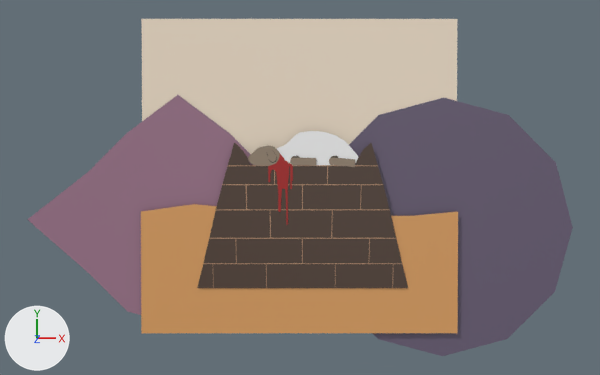
Renders of the Blender file achievements.blend from each side of a commit.
Before and after are seen from a camera (50 mm lens) standing at (0.0, 0.6, 36.8) and looking at (0.0, -0.5, 0.2). Lighting does not change. The marker at lower left points along +X, +Y and +Z.
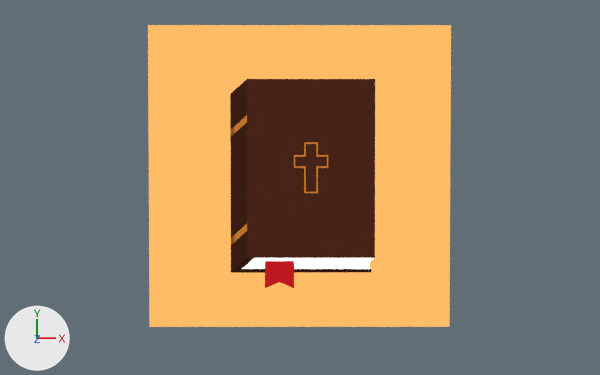
Edits to the bpy script that builds the scene:
```text
Add mat_start_bg:
    mat_start_bg = emission_material('start_bg')
    mat_start_bg.base_color = (1.0, 0.502, 0.132)  # orange #ffbc66
Add mat_start_gold:
    mat_start_gold = bpy.data.materials.new('start_gold')
    mat_start_gold.use_nodes = True; mat_start_gold.node_tree.nodes.clear()
    _N = mat_start_gold.node_tree.nodes; _L = mat_start_gold.node_tree.links
    n0 = _N.new('ShaderNodeOutputMaterial'); n0.name = 'Material Output'
    n1 = _N.new('ShaderNodeBsdfToon'); n1.name = 'Toon BSDF'
    n1.inputs[0].default_value = (0.799, 0.262, 0.0409, 1.0)  # 'Color', orange #e78c39
    _L.new(n1.outputs[0], n0.inputs[0])  # 'BSDF' to 'Surface'
Add mat_start_bookmark:
    mat_start_bookmark = bpy.data.materials.new('start_bookmark')
    mat_start_bookmark.use_nodes = True; mat_start_bookmark.node_tree.nodes.clear()
    _N = mat_start_bookmark.node_tree.nodes; _L = mat_start_bookmark.node_tree.links
    n0 = _N.new('ShaderNodeOutputMaterial'); n0.name = 'Material Output'
    n1 = _N.new('ShaderNodeBsdfToon'); n1.name = 'Toon BSDF'
    n1.inputs[0].default_value = (0.8, 0.0146, 0.0221, 1.0)  # 'Color', red #e72029
    _L.new(n1.outputs[0], n0.inputs[0])  # 'BSDF' to 'Surface'
Add mat_start_bible_cover_darker:
    mat_start_bible_cover_darker = bpy.data.materials.new('start_bible_cover_darker')
    mat_start_bible_cover_darker.use_nodes = True; mat_start_bible_cover_darker.node_tree.nodes.clear()
    _N = mat_start_bible_cover_darker.node_tree.nodes; _L = mat_start_bible_cover_darker.node_tree.links
    n0 = _N.new('ShaderNodeOutputMaterial'); n0.name = 'Material Output'
    n1 = _N.new('ShaderNodeBsdfToon'); n1.name = 'Toon BSDF'
    n1.inputs[0].default_value = (0.0408, 0.0121, 0.00711, 1.0)  # 'Color', brown #391d14
    _L.new(n1.outputs[0], n0.inputs[0])  # 'BSDF' to 'Surface'
Add mat_start_bible_cover_dark:
    mat_start_bible_cover_dark = bpy.data.materials.new('start_bible_cover_dark')
    mat_start_bible_cover_dark.use_nodes = True; mat_start_bible_cover_dark.node_tree.nodes.clear()
    _N = mat_start_bible_cover_dark.node_tree.nodes; _L = mat_start_bible_cover_dark.node_tree.links
    n0 = _N.new('ShaderNodeOutputMaterial'); n0.name = 'Material Output'
    n1 = _N.new('ShaderNodeBsdfToon'); n1.name = 'Toon BSDF'
    n1.inputs[0].default_value = (0.0653, 0.0181, 0.0102, 1.0)  # 'Color', brown #48251a
    _L.new(n1.outputs[0], n0.inputs[0])  # 'BSDF' to 'Surface'
Add mat_start_pages:
    mat_start_pages = principled_material('start_pages')
    mat_start_pages.base_color = (0.8, 0.8, 0.8)  # white #e7e7e7
    mat_start_pages.emission_color = (0.799, 0.799, 0.799)  # white #e7e7e7
    mat_start_pages.emission_strength = 1.0
Add mat_start_bible_cover:
    mat_start_bible_cover = bpy.data.materials.new('start_bible_cover')
    mat_start_bible_cover.use_nodes = True; mat_start_bible_cover.node_tree.nodes.clear()
    _N = mat_start_bible_cover.node_tree.nodes; _L = mat_start_bible_cover.node_tree.links
    n0 = _N.new('ShaderNodeOutputMaterial'); n0.name = 'Material Output'
    n1 = _N.new('ShaderNodeBsdfToon'); n1.name = 'Toon BSDF'
    n1.inputs[0].default_value = (0.0953, 0.0252, 0.0137, 1.0)  # 'Color', brown #572c1f
    _L.new(n1.outputs[0], n0.inputs[0])  # 'BSDF' to 'Surface'
Add mat_start_gold_dark:
    mat_start_gold_dark = bpy.data.materials.new('start_gold_dark')
    mat_start_gold_dark.use_nodes = True; mat_start_gold_dark.node_tree.nodes.clear()
    _N = mat_start_gold_dark.node_tree.nodes; _L = mat_start_gold_dark.node_tree.links
    n0 = _N.new('ShaderNodeOutputMaterial'); n0.name = 'Material Output'
    n1 = _N.new('ShaderNodeBsdfToon'); n1.name = 'Toon BSDF'
    n1.inputs[0].default_value = (0.398, 0.134, 0.0229, 1.0)  # 'Color', brown #a9662a
    _L.new(n1.outputs[0], n0.inputs[0])  # 'BSDF' to 'Surface'
Add me_plane_001:
    me_plane_001 = me_plane_001.copy(); me_plane_001.name = 'Plane.001'
Change ob_plane_052:
    ob_plane_052: bpy.data.objects.new('Plane.052', me_plane_045) -> bpy.data.objects.new('Plane.052', me_plane_001)
    ob_plane_052.scale: (6.95, 6.95, 6.95) -> (6.67, 6.67, 6.67)
Remove ob_plane_053:
    ob_plane_053 = bpy.data.objects.new('Plane.053', me_plane_046)
Remove ob_circle_033:
    ob_circle_033 = bpy.data.objects.new('Circle.033', me_circle_037)
Remove ob_circle_034:
    ob_circle_034 = bpy.data.objects.new('Circle.034', me_circle_038)
Remove ob_plane_054:
    ob_plane_054 = bpy.data.objects.new('Plane.054', me_plane_047)
Remove ob_circle_036:
    ob_circle_036 = bpy.data.objects.new('Circle.036', me_circle_039)
Remove ob_plane_055:
    ob_plane_055 = bpy.data.objects.new('Plane.055', me_plane_059)
Change ob_circle_037:
    remove ob_circle_037.parent = ob_plane_055
Remove ob_circle_038:
    ob_circle_038 = bpy.data.objects.new('Circle.038', me_circle_041)
Remove ob_circle_039:
    ob_circle_039 = bpy.data.objects.new('Circle.039', me_circle_042)
Remove ob_circle_040:
    ob_circle_040 = bpy.data.objects.new('Circle.040', me_circle_043)
Add ob_plane_004:
    ob_plane_004 = bpy.data.objects.new('Plane.004', me_plane_004.copy())  # the mesh of ob_plane_004; modifiers MIRROR
    ob_plane_004.location = (0.5, 0.46, 0.42)
    ob_plane_004.scale = (0.077, 0.077, 0.077)
Add ob_plane_003:
    ob_plane_003 = bpy.data.objects.new('Plane.003', me_plane_003.copy())  # the mesh of ob_plane_003
    ob_plane_003.location = (-0.88, -4.29, 0.41)
    ob_plane_003.scale = (0.638, 0.595, 0.779)
Add ob_plane_002:
    ob_plane_002 = bpy.data.objects.new('Plane.002', me_plane_002.copy())  # the mesh of ob_plane_002
    ob_plane_002.location = (0.5, 0.36, 0.34)
    ob_plane_002.scale = (2.8, 3.91, 2.61)
```

Where the change shows, as pixel boxes [x1, y1, x2, y2] in the pictures (600 x 375 px):
'Plane.052', reshaped, rescaled
    before: [141, 19, 457, 154]
    after: [148, 25, 451, 327]
'Circle.033', deleted
    before: [349, 98, 573, 356]
'Plane.002', added
    after: [230, 79, 375, 273]
'Plane.053', deleted (orange)
    before: [141, 204, 458, 333]
'Plane.054', deleted (brown)
    before: [197, 143, 408, 288]
'Circle.034', deleted
    before: [27, 95, 253, 315]
'Plane.055', deleted
    before: [276, 131, 358, 165]
'Plane.003', added
    after: [265, 261, 294, 288]
'Circle.040', deleted (red)
    before: [268, 153, 293, 225]
'Circle.036', deleted (brown)
    before: [248, 146, 280, 166]
'Plane.004', added
    after: [294, 142, 328, 193]
'Circle.039', deleted
    before: [329, 156, 355, 167]
'Circle.038', deleted
    before: [290, 156, 316, 166]
